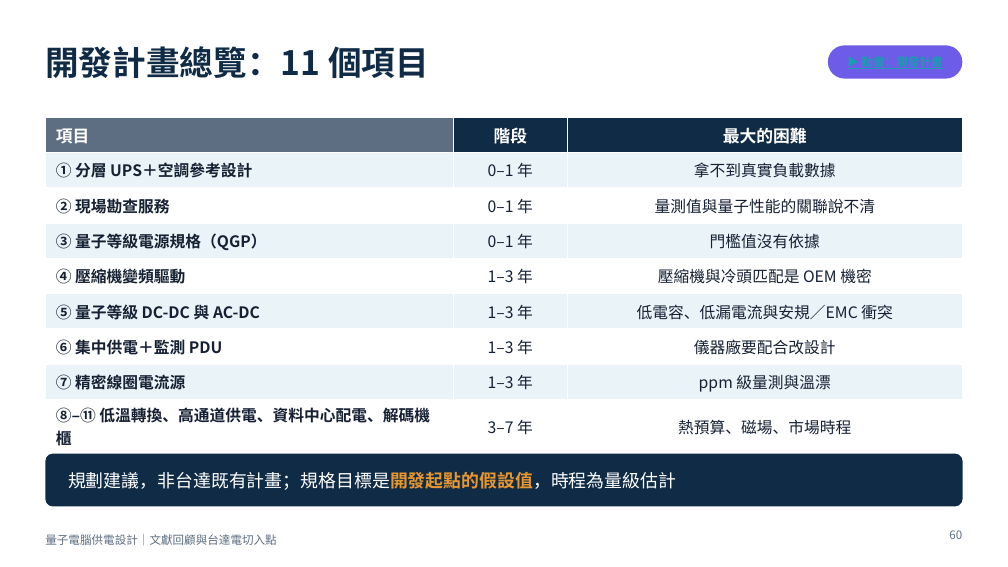
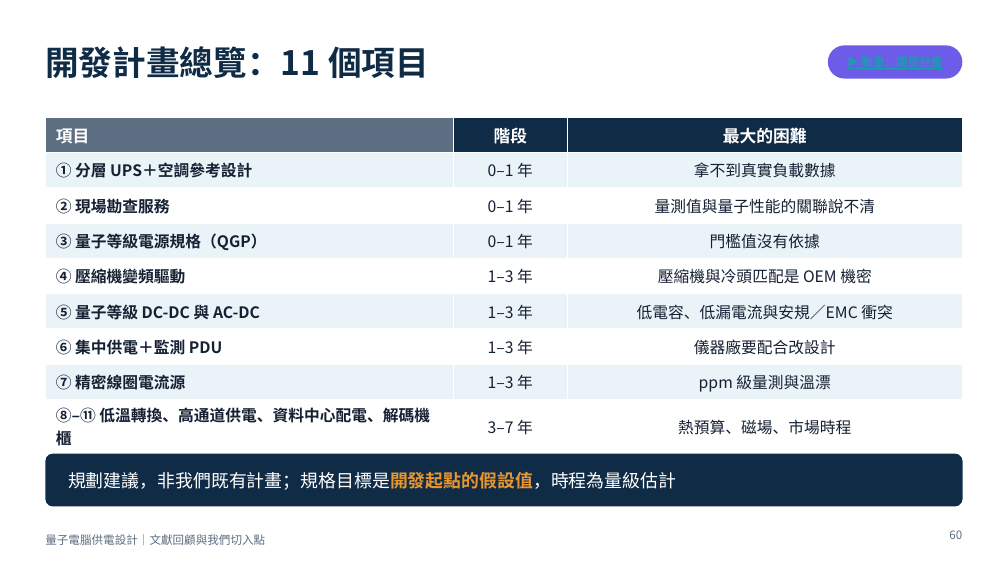
Before and after one commit to pcpcchen-coder/QuantumComputing, a slide deck: slide 60 of slides/output/qc-power-supply-delta.pptx. Drawn at 1008x567 pixels with LibreOffice and Linux fonts; fonts in the diff are those of the drawing. Boxes give left, top, right and bottom in pixels: in the first picture for what was removed or moved away, otherwise in the second. Text is boxed around its words. In the diff, an @@ line names an element or a change of style, - is before the commit and + after.

```diff
--- a/slides/output/qc-power-supply-delta.pptx
+++ b/slides/output/qc-power-supply-delta.pptx
@@ text at [68, 472, 676, 490]: text changed @@
-規劃建議，非台達既有計畫；規格目標是開發起點的假設值，時程為量級估計
+規劃建議，非我們既有計畫；規格目標是開發起點的假設值，時程為量級估計
@@ text at [45, 534, 265, 545]: text changed @@
-量子電腦供電設計｜文獻回顧與台達電切入點
+量子電腦供電設計｜文獻回顧與我們切入點
```
Also in this commit, not shown: 76 other slides changed, 8 other files.
